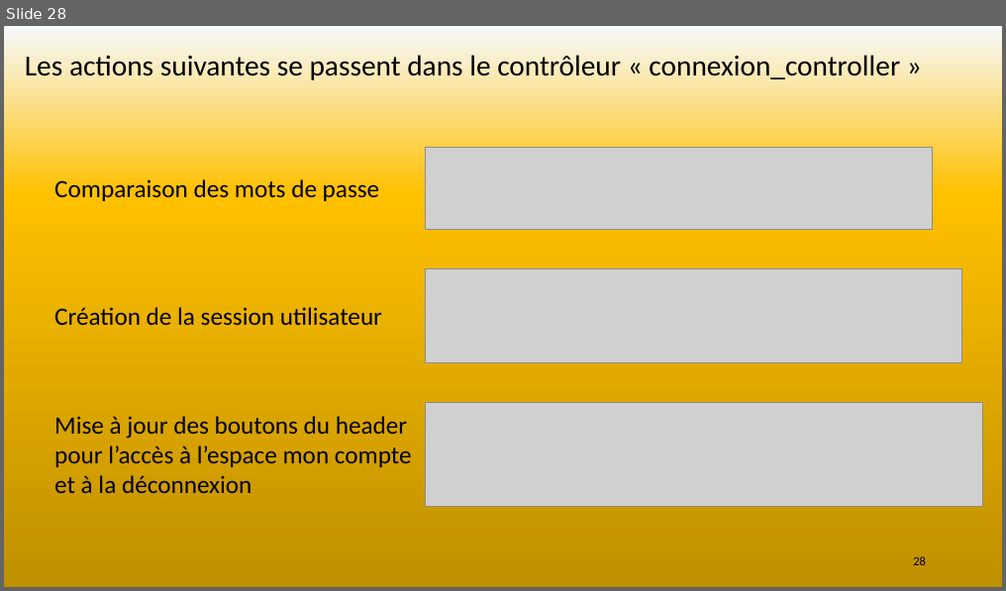
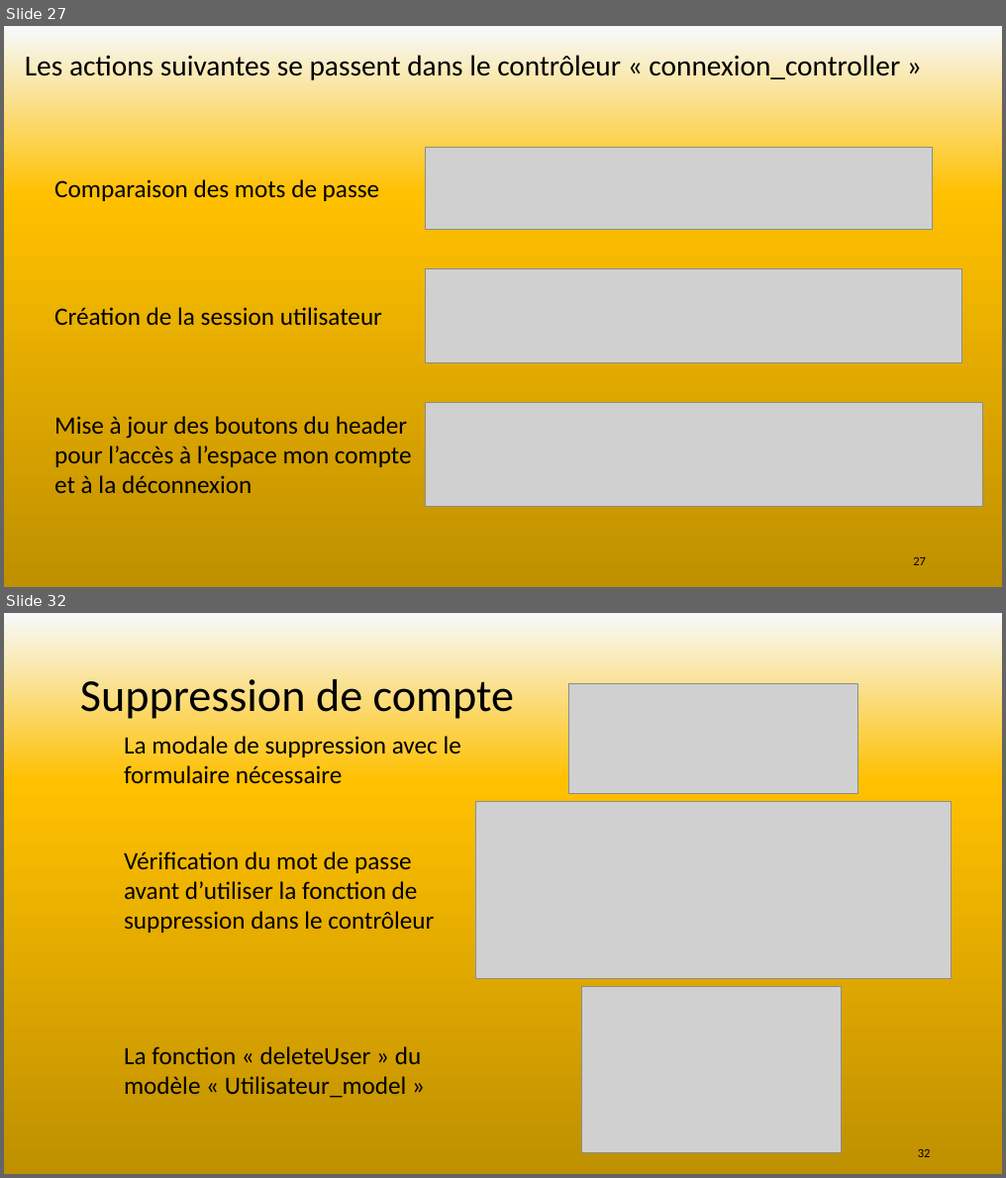
Before and after one commit to SebLeyr/Rotten_potatoes, a slide deck: Conception/Rotten potatoes.pptx. Shown one above the other, each under a label of ours: slide 28 before the commit, slides 27 and 32 after it; the slides between them are not shown. The pictures are 1006x591 and 1006x1178 pixels, drawn with LibreOffice and Linux fonts; fonts in the diff are those of the drawing; grey boxes stand for pictures. Boxes give left, top, right and bottom in pixels: in the first picture for what was removed or moved away, otherwise in the second. Text is boxed around its words. In the diff, an @@ line names an element or a change of style, - is before the commit and + after.

```diff
--- a/Conception/Rotten potatoes.pptx
+++ b/Conception/Rotten potatoes.pptx
@@ slide 32 added at (4,613,1002,1174), background gradient #F7FAFD to #FFC000 to #BF9000 to #FFFFFF @@
@@ title added at (80,673,514,719), 44 pt, text #000000 @@
+Suppression de compte
@@ picture added at (568,684,858,793) @@
@@ text added at (124,736,461,784), 24 pt, text #000000 @@
+La modale de suppression avec le formulaire nécessaire
@@ picture added at (475,802,951,979) @@
@@ text added at (124,852,434,933), 24 pt, text #000000 @@
+Vérification du mot de passe avant d’utiliser la fonction de suppression dans le contrôleur
@@ picture added at (582,986,841,1154) @@
@@ text added at (124,1047,421,1098), 24 pt, text #000000 @@
+La fonction « deleteUser » du modèle « Utilisateur_model »
@@ page number added at (918,1150,931,1157), 12 pt, text #000000 @@
+32
@@ what was slide 28 is now slide 27 @@
@@ page number at (913,558,926,566): text changed @@
-28
+27
```
Also in this commit, not shown: 5 slides changed, 8 other slides added, 4 slides removed, 1 other file.
